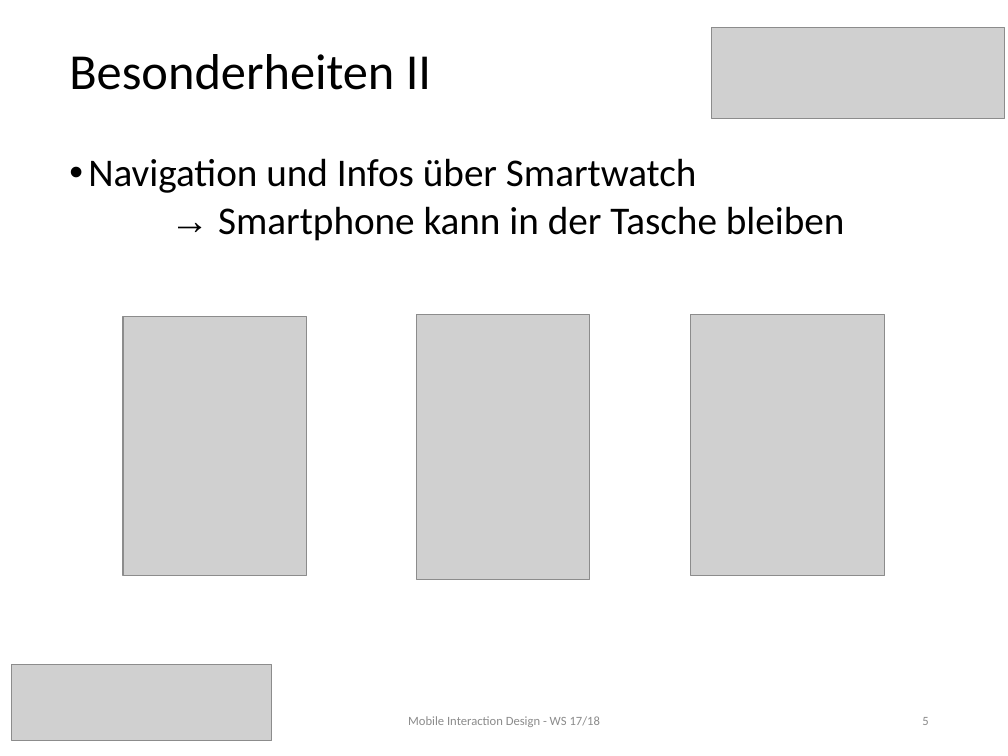
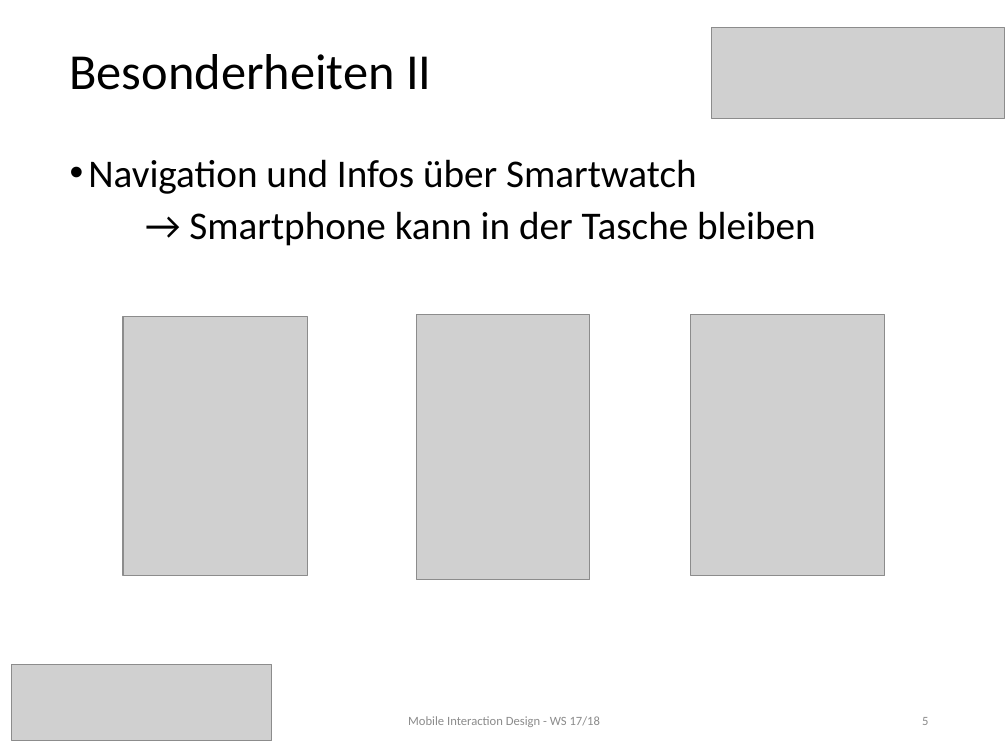
Before and after one commit to MIDw17group02/sightseeingApp, a slide deck: slide 5 of NiceTours Presentation.pptx. Drawn at 1008x756 pixels with LibreOffice and Linux fonts; fonts in the diff are those of the drawing; grey boxes stand for pictures. Boxes give left, top, right and bottom in pixels: in the first picture for what was removed or moved away, otherwise in the second. Text is boxed around its words. In the diff, an @@ line names an element or a change of style, - is before the commit and + after.

```diff
--- a/NiceTours Presentation.pptx
+++ b/NiceTours Presentation.pptx
@@ text "Navigation und Infos über Smartwatch" at [88,159,816,246]: font Arial to Calibri in "→"; more space between paragraphs; line spacing 1 to 0.9 @@
@@ text "Mobile Interaction Design - WS ..." at [408,716,600,727]: text colour #8B8B8B to #8C8C8C @@
```
Also in this commit, not shown: 7 other slides changed, 2 slides added, 3 slides removed, 16 other files.
